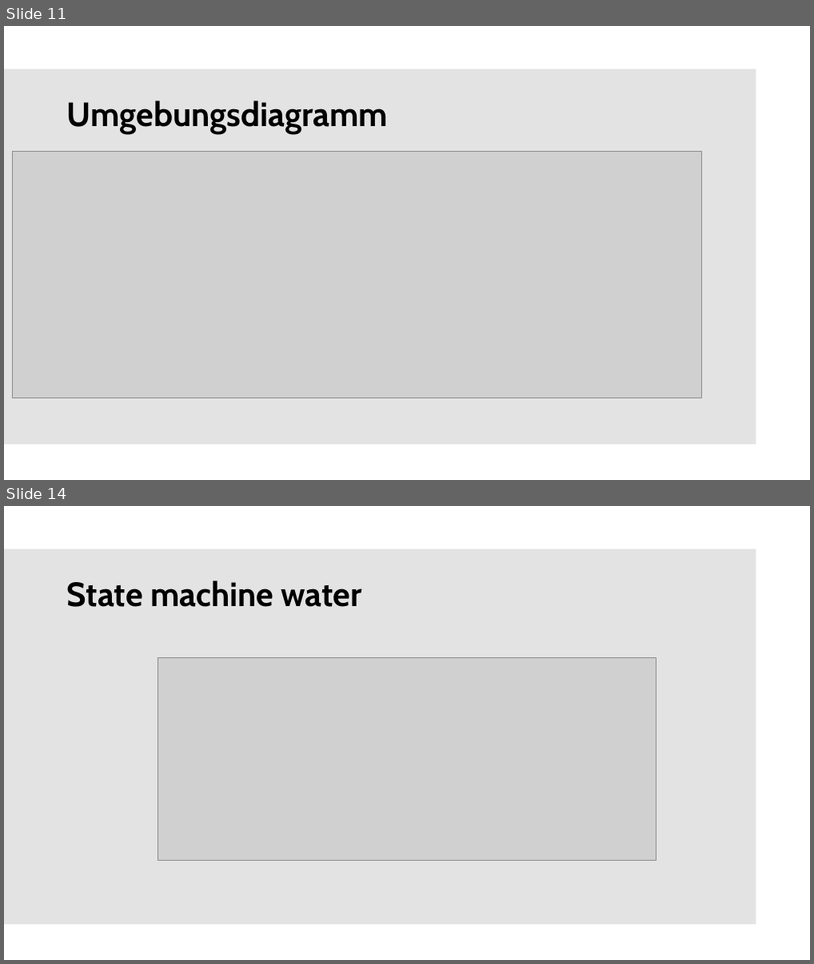
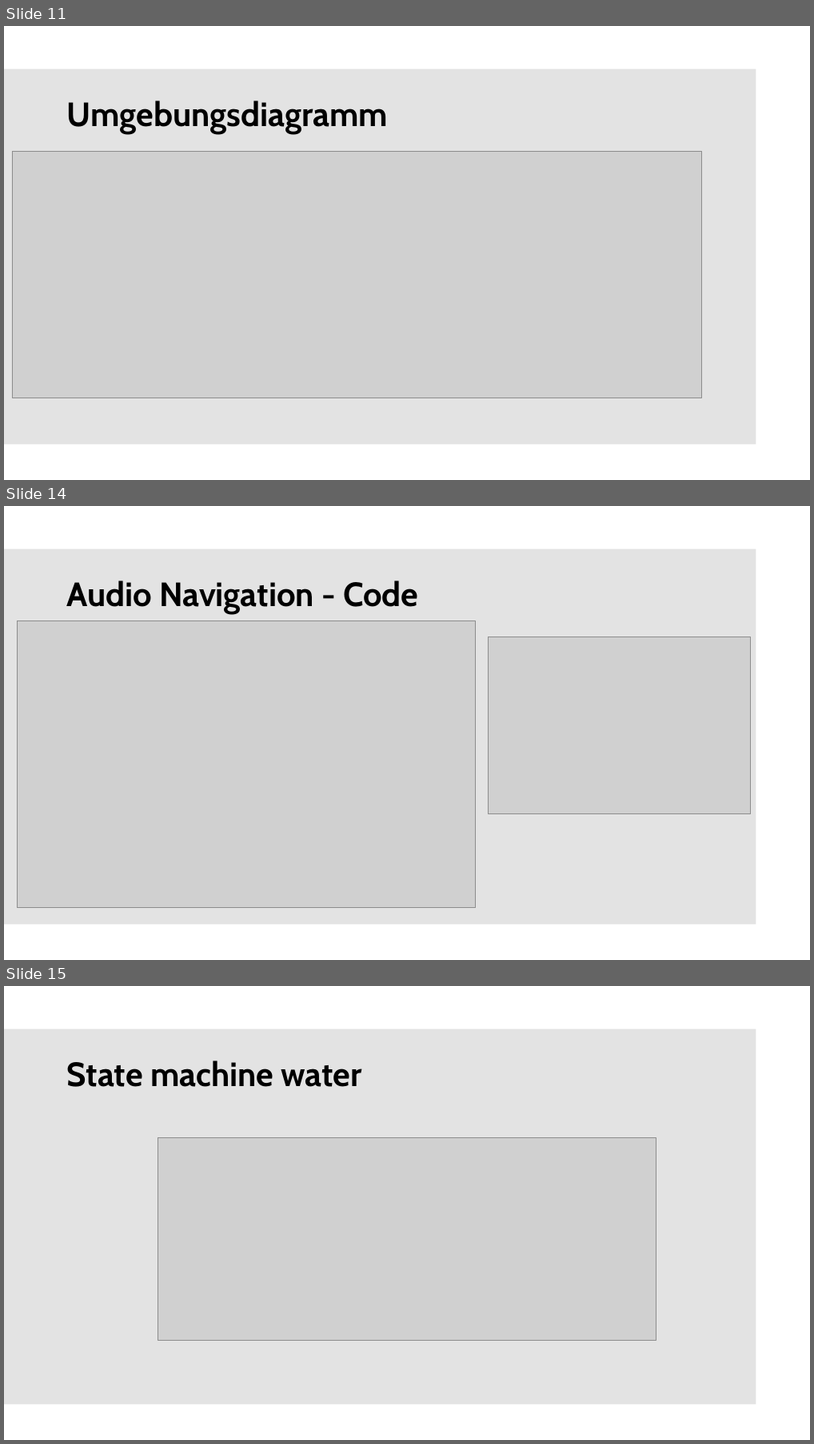
Before and after one commit to mjathe/Rescue-Bot-Gruppe1, a slide deck: Präsentation/Colloquium.pptx. Shown one above the other, each under a label of ours: slides 11 and 14 before the commit, slides 11, 14 and 15 after it; the slides between them are not shown. The pictures are 814x964 and 814x1444 pixels, drawn with LibreOffice and Linux fonts; fonts in the diff are those of the drawing; grey boxes stand for pictures; background and template pictures are left out. Boxes give left, top, right and bottom in pixels: in the first picture for what was removed or moved away, otherwise in the second. Text is boxed around its words. In the diff, an @@ line names an element or a change of style, - is before the commit and + after.

Commit message:
updatePresentation

```diff
--- a/Präsentation/Colloquium.pptx
+++ b/Präsentation/Colloquium.pptx
@@ slide 14 added at box(4, 506, 810, 960), background #FFFFFF; not listed: 1 template element that a slide beside it also shows @@
@@ title added at box(67, 580, 418, 614), 40 pt, text #000000, bold @@
+Audio Navigation - Code
@@ picture added at box(17, 621, 476, 908) @@
@@ picture added at box(489, 636, 750, 814) @@
@@ what was slide 14 is now slide 15 @@
```
Also in this commit, not shown: 2 slides changed, 7 other files.
